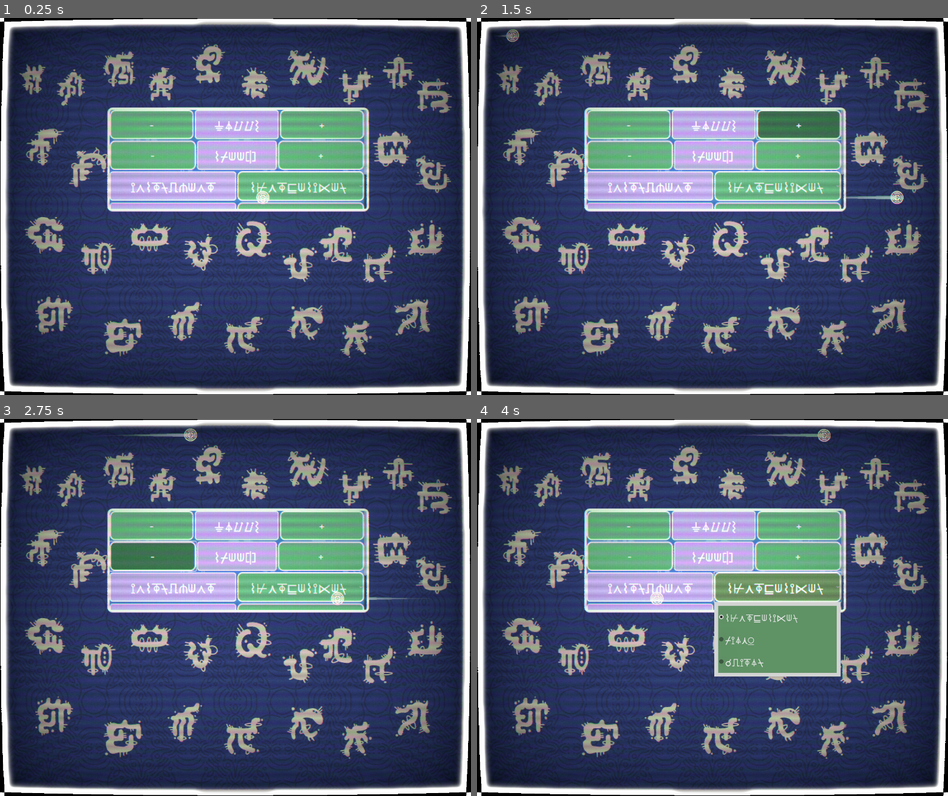
Above: before the commit, frames 1-4 (two rows, left to right).
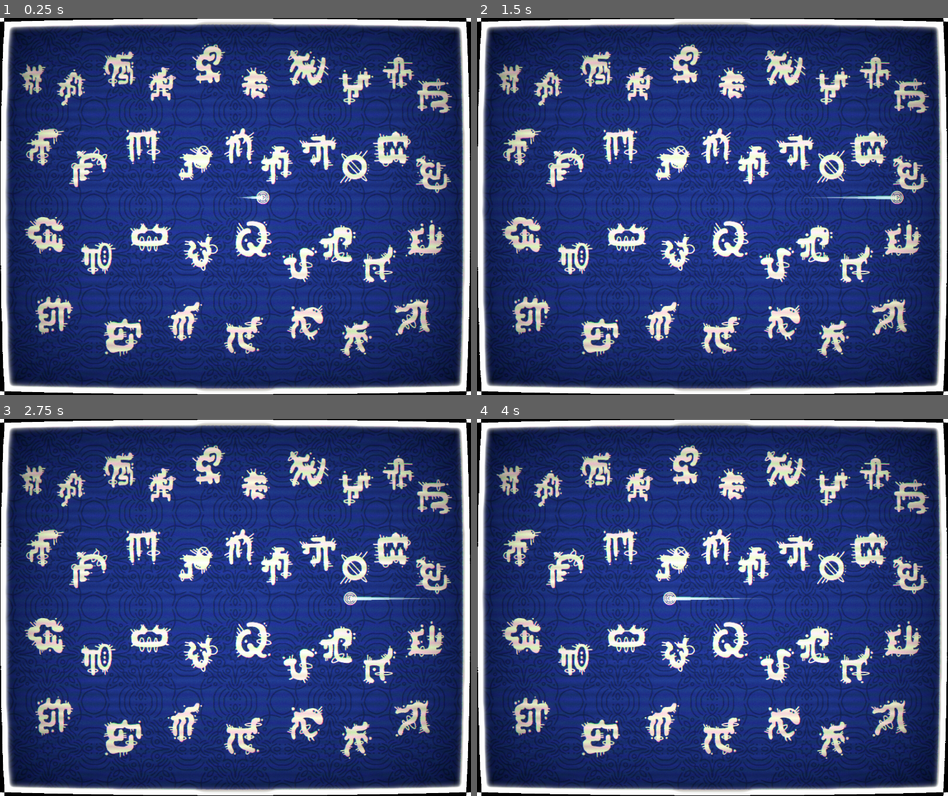
Above: after the commit, the same moments.

Repository: C-RJohnston/KBoard-Pong
Game: Godot game, scene res://MainScene.tscn
The game is run twice, just before and just after one commit, with the same random seed, the same clock (stepped at 60 frames per second) and the same inputs.
Inputs (mouse positions are in pixels of both pictures, inside the frame that each line leads up to):
- Up to frame 1 (0.25 s): no input
- Up to frame 2 (1.5 s): click (627, 123) at 0.5 s, where only the run before the commit has a clickable "-"; click (797, 123) at 1.25 s, where only the run before the commit has a clickable "+"
- Up to frame 3 (2.75 s): click (150, 554) at 2 s, where only the run before the commit has a clickable "-"
- Up to frame 4 (4 s): click (797, 554) at 2.75 s, where only the run before the commit has a clickable "+"; click (778, 588) at 3.5 s, where only the run before the commit has a clickable "⌇⊬⋏⏁⊑⟒⌇⟟⋉⟒⍀"

The runs differ from the first frame. In frame 1, 46% of the frame differs, in the area x 4-99%, y 1-99%; in frame 2, 47%; in frame 3, 47%; in frame 4, 48%.

Commit message:
added wall sound

Diff:
--- a/CamCave/sounds.gd
+++ b/CamCave/sounds.gd
@@ -2,6 +2,7 @@
 
 @export var path = preload("res://Assets/A4 Piano.wav")
 @export var chord_path = preload("res://Assets/bass a4.wav")
+var perc_path = preload("res://Assets/39003__nednednerb__doublekick.wav")
 
 #@export var lines_ref: Line
 
@@ -161,3 +162,16 @@
 
 func _on_scale_option_item_selected(index):
 	chosen_scale = index
+
+func play_wall_sound():
+	var player = AudioStreamPlayer.new()
+	add_child(player)
+	player.stream = perc_path
+	player.play()
+	await get_tree().create_timer(4.0).timeout
+	player.queue_free()
+
+
+func _on_ball_body_entered(body):
+	if body.is_in_group("wall"):
+		play_wall_sound()
--- a/MainScene.tscn
+++ b/MainScene.tscn
@@ -72,10 +72,10 @@
 glow_hdr_scale = 0.65
 
 [sub_resource type="RectangleShape2D" id="RectangleShape2D_trjgi"]
-size = Vector2(1500, 20)
+size = Vector2(1480, 10)
 
 [sub_resource type="RectangleShape2D" id="RectangleShape2D_53cqu"]
-size = Vector2(20, 1200)
+size = Vector2(10, 1180)
 
 [sub_resource type="ShaderMaterial" id="ShaderMaterial_xg7hi"]
 shader = ExtResource("8_jqaqw")
@@ -111,19 +111,21 @@
 
 [node name="Ball" parent="." instance=ExtResource("1_4cffp")]
 position = Vector2(743, 572)
+max_contacts_reported = 1874919424
 
 [node name="Sounds" parent="." instance=ExtResource("3_ggpmk")]
 path = ExtResource("4_6f4bd")
 
 [node name="Borders" type="Node2D" parent="."]
 
-[node name="Top" type="StaticBody2D" parent="Borders"]
-position = Vector2(750, 13)
+[node name="Top" type="StaticBody2D" parent="Borders" groups=["wall"]]
+position = Vector2(750, 0)
+physics_material_override = ExtResource("1_7f0lv")
 
 [node name="CollisionShape2D" type="CollisionShape2D" parent="Borders/Top"]
 shape = SubResource("RectangleShape2D_trjgi")
 
-[node name="Bottom" type="StaticBody2D" parent="Borders"]
+[node name="Bottom" type="StaticBody2D" parent="Borders" groups=["wall"]]
 position = Vector2(0, 1187)
 physics_material_override = ExtResource("1_7f0lv")
 
@@ -131,15 +133,15 @@
 position = Vector2(750, 0)
 shape = SubResource("RectangleShape2D_trjgi")
 
-[node name="Left" type="StaticBody2D" parent="Borders"]
-position = Vector2(6, 600)
+[node name="Left" type="StaticBody2D" parent="Borders" groups=["wall"]]
+position = Vector2(0, 600)
 physics_material_override = ExtResource("1_7f0lv")
 
 [node name="CollisionShape2D" type="CollisionShape2D" parent="Borders/Left"]
 shape = SubResource("RectangleShape2D_53cqu")
 
-[node name="Right" type="StaticBody2D" parent="Borders"]
-position = Vector2(1484, 600)
+[node name="Right" type="StaticBody2D" parent="Borders" groups=["wall"]]
+position = Vector2(1500, 600)
 physics_material_override = ExtResource("1_7f0lv")
 
 [node name="CollisionShape2D" type="CollisionShape2D" parent="Borders/Right"]
@@ -590,6 +592,7 @@
 offset_bottom = 1200.0
 
 [node name="Bg Fade" type="ColorRect" parent="."]
+visible = false
 anchors_preset = 15
 anchor_right = 1.0
 anchor_bottom = 1.0
@@ -600,10 +603,11 @@
 color = Color(0.2, 0.2, 0.2, 0.4)
 
 [node name="PanelContainer" type="PanelContainer" parent="."]
-offset_left = 343.0
-offset_top = 286.0
-offset_right = 1174.0
-offset_bottom = 616.0
+visible = false
+offset_left = 355.0
+offset_top = 140.0
+offset_right = 1186.0
+offset_bottom = 524.0
 theme = ExtResource("45_m8127")
 
 [node name="ScrollContainer" type="ScrollContainer" parent="PanelContainer"]
@@ -630,7 +634,7 @@
 layout_mode = 2
 size_flags_horizontal = 3
 theme = ExtResource("45_m8127")
-text = "⏚⏃⌰⌰⌇"
+text = "Balls"
 horizontal_alignment = 1
 vertical_alignment = 1
 
@@ -651,7 +655,7 @@
 
 [node name="Label" type="Label" parent="PanelContainer/ScrollContainer/VBoxContainer/Speed"]
 layout_mode = 2
-text = "    ⌇⌿⟒⟒⎅     "
+text = "      Speed      "
 
 [node name="SpeedPlus" type="Button" parent="PanelContainer/ScrollContainer/VBoxContainer/Speed"]
 layout_mode = 2
@@ -666,7 +670,7 @@
 [node name="Label" type="Label" parent="PanelContainer/ScrollContainer/VBoxContainer/Instrument"]
 layout_mode = 2
 size_flags_horizontal = 3
-text = "⟟⋏⌇⏁⍀⎍⋔⟒⋏⏁"
+text = "Instrument"
 horizontal_alignment = 1
 vertical_alignment = 1
 
@@ -677,10 +681,10 @@
 selected = 0
 allow_reselect = true
 item_count = 3
-popup/item_0/text = "⌇⊬⋏⏁⊑⟒⌇⟟⋉⟒⍀"
-popup/item_1/text = "⌿⟟⏃⋏⍜"
+popup/item_0/text = "Synth 1"
+popup/item_1/text = "Piano"
 popup/item_1/id = 1
-popup/item_2/text = "☌⎍⟟⏁⏃⍀"
+popup/item_2/text = "Guitar"
 popup/item_2/id = 2
 
 [node name="Scale" type="HBoxContainer" parent="PanelContainer/ScrollContainer/VBoxContainer"]
@@ -689,7 +693,7 @@
 [node name="Label" type="Label" parent="PanelContainer/ScrollContainer/VBoxContainer/Scale"]
 layout_mode = 2
 size_flags_horizontal = 3
-text = "⌇☊⏃⌰⟒"
+text = "Scale"
 horizontal_alignment = 1
 vertical_alignment = 1
 
@@ -699,14 +703,14 @@
 alignment = 1
 selected = 0
 item_count = 5
-popup/item_0/text = "⋔⏃⟊⍜⍀"
-popup/item_1/text = "⋔⟟⋏⍜⍀"
+popup/item_0/text = "Major"
+popup/item_1/text = "Minor"
 popup/item_1/id = 1
-popup/item_2/text = "⎅⍜⍀⟟⏃⋏"
+popup/item_2/text = "Dorian"
 popup/item_2/id = 2
-popup/item_3/text = "⏃⟒⍀⟟⍜⏃⋏"
+popup/item_3/text = "Aeorian"
 popup/item_3/id = 4
-popup/item_4/text = "⌿⊑⍀⊬☌⟟⏃⋏"
+popup/item_4/text = "Phrygian"
 popup/item_4/id = 5
 
 [node name="ExitMenu" type="HBoxContainer" parent="PanelContainer/ScrollContainer/VBoxContainer"]
@@ -717,7 +721,8 @@
 layout_mode = 2
 size_flags_horizontal = 0
 mouse_filter = 1
-text = "☊⌰⍜⌇⟒ ⋔⟒⋏⎍"
+text = "Close Menu
+(Escape)"
 
 [node name="BG" type="Node2D" parent="."]
 z_index = -9
@@ -826,6 +831,7 @@
 stream = ExtResource("46_nhb4b")
 autoplay = true
 
+[connection signal="body_entered" from="Ball" to="Sounds" method="_on_ball_body_entered"]
 [connection signal="pressed" from="PanelContainer/ScrollContainer/VBoxContainer/Balls/BallMinus" to="." method="_on_ball_minus_pressed"]
 [connection signal="pressed" from="PanelContainer/ScrollContainer/VBoxContainer/Balls/BallPlus" to="." method="_on_ball_plus_pressed"]
 [connection signal="item_selected" from="PanelContainer/ScrollContainer/VBoxContainer/Instrument/InstrumentOption" to="Sounds" method="_on_instrument_option_item_selected"]
--- a/Scenes/Ball/ball.tscn
+++ b/Scenes/Ball/ball.tscn
@@ -19,6 +19,8 @@
 mass = 0.001
 physics_material_override = ExtResource("1_nxljc")
 gravity_scale = 0.0
+contact_monitor = true
+max_contacts_reported = 1
 linear_damp_mode = 1
 angular_damp_mode = 1
 script = ExtResource("1_nclf8")
--- a/project.godot
+++ b/project.godot
@@ -29,6 +29,7 @@
 [global_group]
 
 Ball=""
+wall=""
 
 [input]
 
Not shown: 1 places in GameTheme.tres that only renumber resources
Not shown: 1 places in MainScene.tscn that only renumber resources
